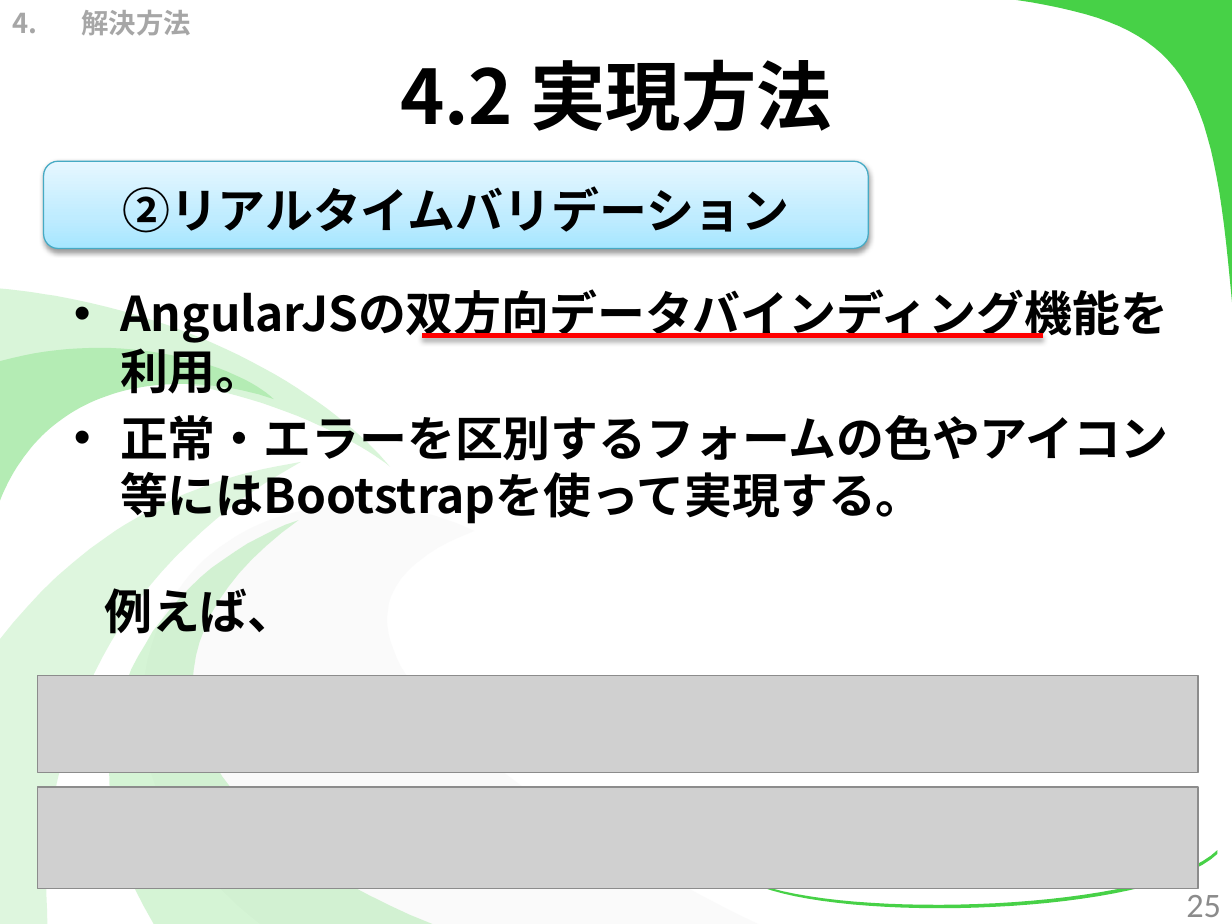
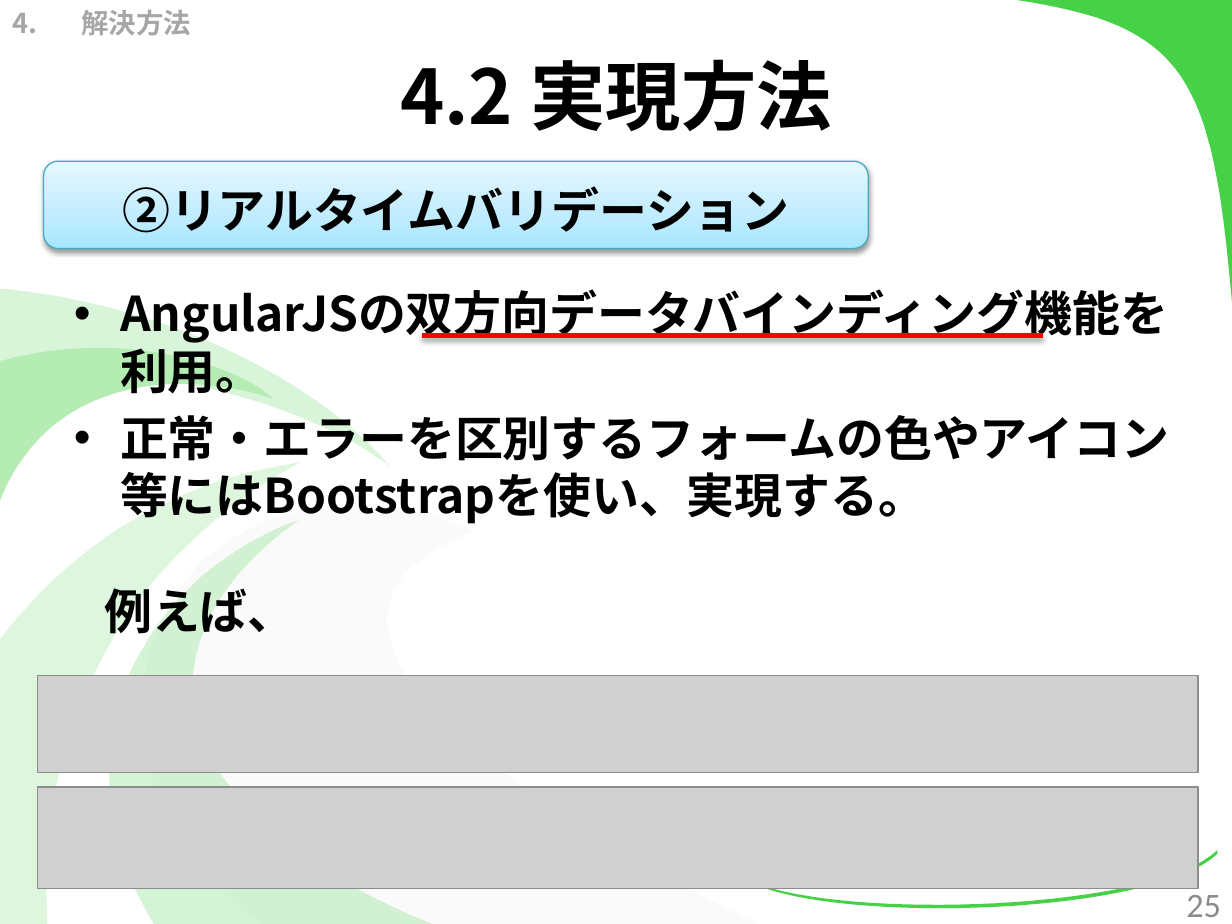
Before and after one commit to kotaro0717/Report-Management, a slide deck: slide 25 of PowerPoint/report_hokada.pptx. Drawn at 1232x924 pixels with LibreOffice and Linux fonts; fonts in the diff are those of the drawing; grey boxes stand for pictures. Boxes give left, top, right and bottom in pixels: in the first picture for what was removed or moved away, otherwise in the second. Text is boxed around its words. In the diff, an @@ line names an element or a change of style, - is before the commit and + after.

```diff
--- a/PowerPoint/report_hokada.pptx
+++ b/PowerPoint/report_hokada.pptx
@@ text at (x1=120, y1=415, x2=1169, y2=525): text changed @@
-• 正常・エラーを区別するフォームの色やアイコン等にはBootstrapを使って実現する。
+• 正常・エラーを区別するフォームの色やアイコン等にはBootstrapを使い、実現する。
```
Also in this commit, not shown: 5 other slides changed, 1 other file.
